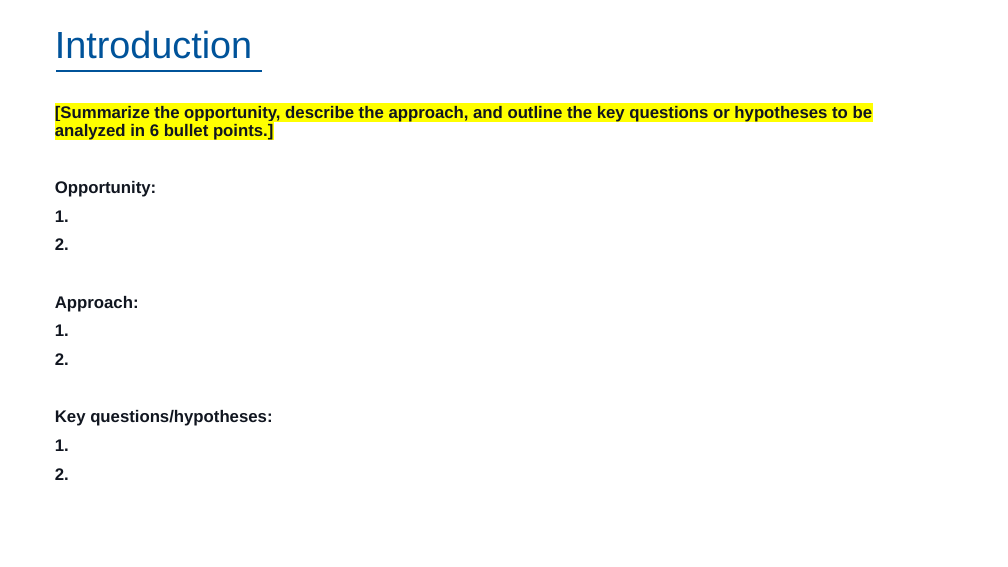
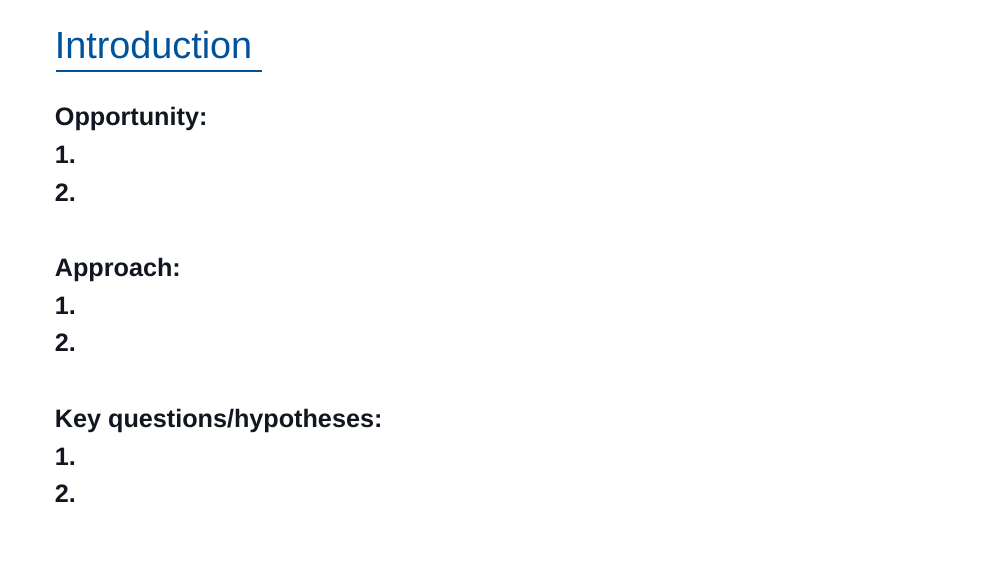
Before and after one commit to dennislamcv1/IBMSA, a slide deck: slide 3 of Systems Analyst Capstone Project/Final SubmissionDL.pptx. Drawn at 1008x567 pixels with LibreOffice and Linux fonts; fonts in the diff are those of the drawing; background and template pictures are left out. Boxes give left, top, right and bottom in pixels: in the first picture for what was removed or moved away, otherwise in the second. Text is boxed around its words. In the diff, an @@ line names an element or a change of style, - is before the commit and + after.

```diff
--- a/Systems Analyst Capstone Project/Final SubmissionDL.pptx
+++ b/Systems Analyst Capstone Project/Final SubmissionDL.pptx
@@ text "Opportunity:" at [55,106,382,502]: size 16 to 24 pt @@
@@ text at [55,106,873,140]: paragraph removed @@
-[Summarize the opportunity, describe the approach, and outline the key questions or hypotheses to be analyzed in 6 bullet points.]
```
Also in this commit, not shown: 7 other slides changed, 3 slides added, 5 slides removed, 12 other files.
